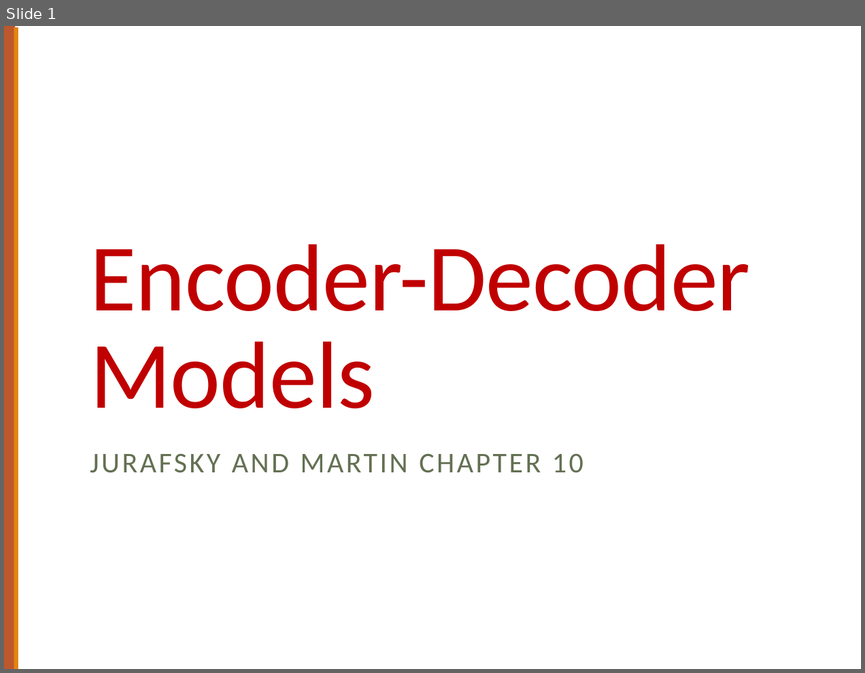
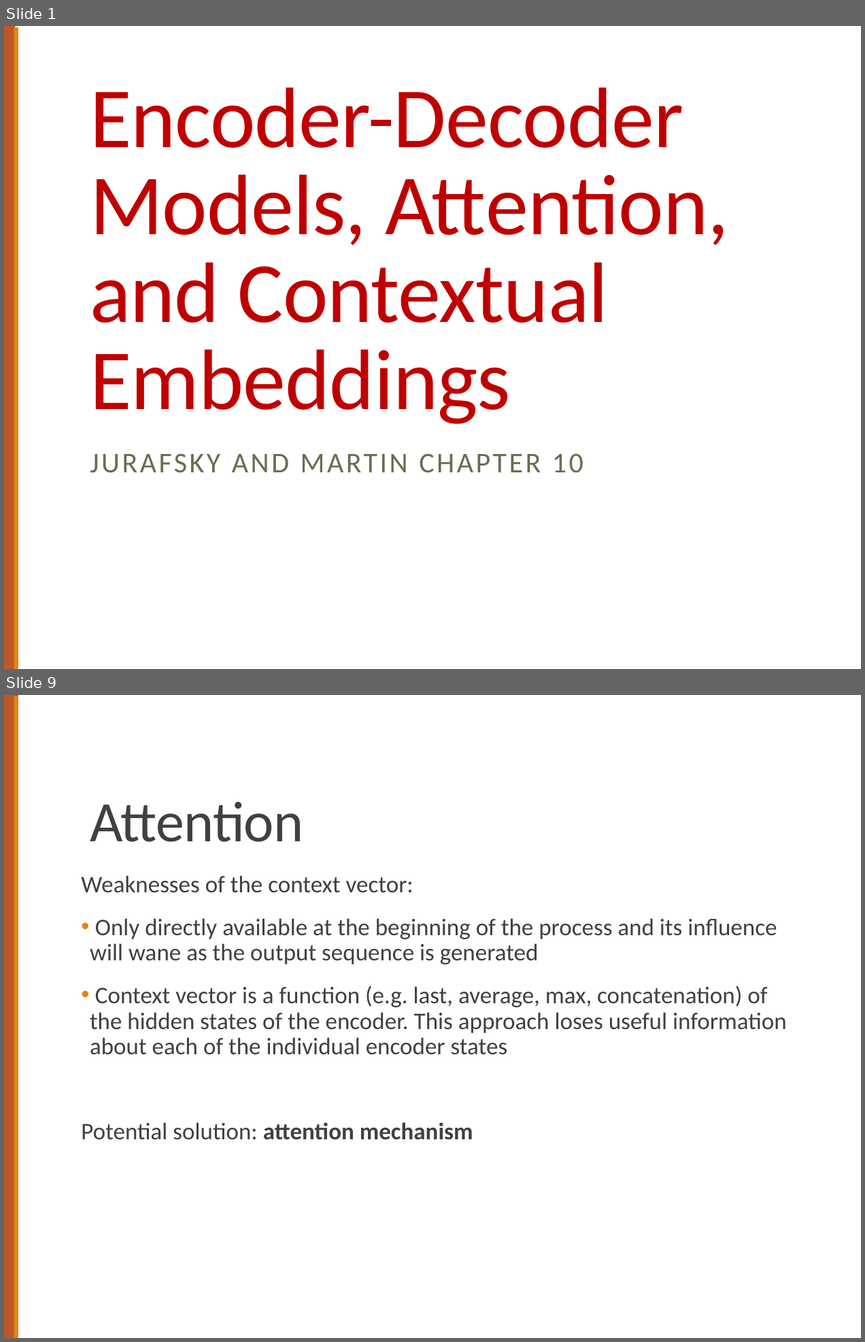
Before and after one commit to computational-linguistics-class/computational-linguistics-class.github.io, a slide deck: slides/18-encoder-decoder-models.pptx. Shown one above the other, each under a label of ours: slide 1 before the commit, slides 1 and 9 after it; the slides between them are not shown. The pictures are 865x673 and 865x1342 pixels, drawn with LibreOffice and Linux fonts; fonts in the diff are those of the drawing. Boxes give left, top, right and bottom in pixels: in the first picture for what was removed or moved away, otherwise in the second. Text is boxed around its words. In the diff, an @@ line names an element or a change of style, - is before the commit and + after.

Commit message:
Update slides for encoder-decoder models

```diff
--- a/slides/18-encoder-decoder-models.pptx
+++ b/slides/18-encoder-decoder-models.pptx
@@ slide 9 added at box(4, 695, 861, 1338), background #FFFFFF; not listed: 1 template element that a slide beside it also shows @@
@@ rectangle added at box(4, 695, 18, 1337), fill #BD582C @@
@@ title added at box(90, 802, 303, 842), 48 pt, text #404040 @@
+Attention
@@ text added at box(81, 875, 787, 1140), 20 pt, text #404040 @@
+Weaknesses of the context vector:
+• Only directly available at the beginning of the process and its influence will wane as the output sequence is generated
+• Context vector is a function (e.g. last, average, max, concatenation) of the hidden states of the encoder. This approach loses useful information about each of the individual encoder states
+Potential solution: attention mechanism
@@ slide 1 changed as well @@
@@ title at box(90, 87, 729, 424): text changed; size 80 to 72 pt @@
-Encoder-Decoder Models
+Encoder-Decoder Models, Attention,
+and Contextual Embeddings
```
Also in this commit, not shown: 11 other slides added.
